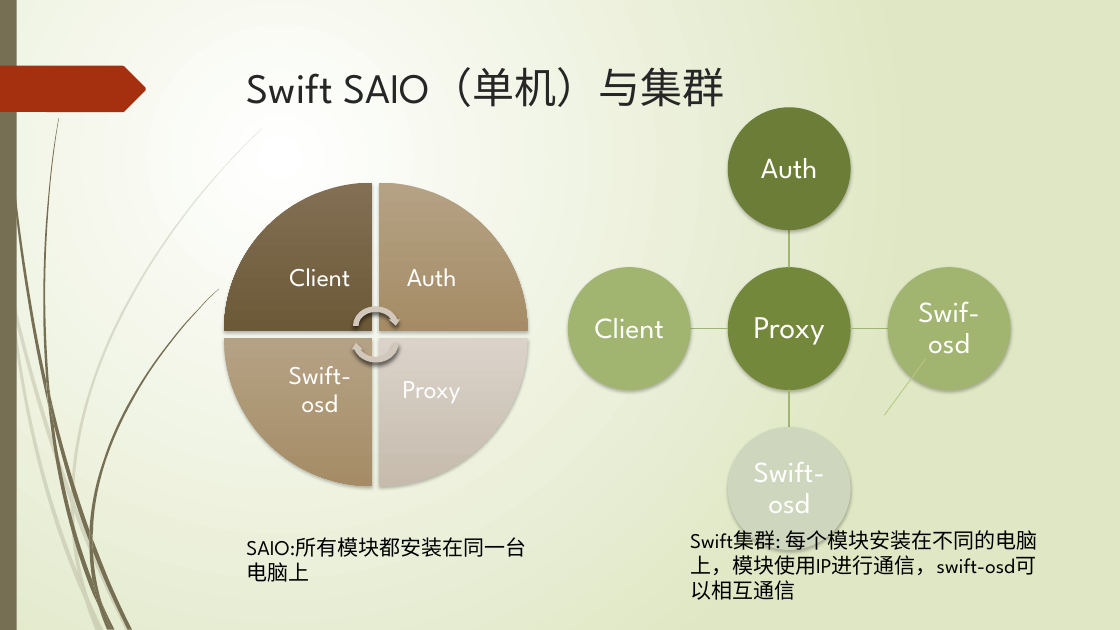
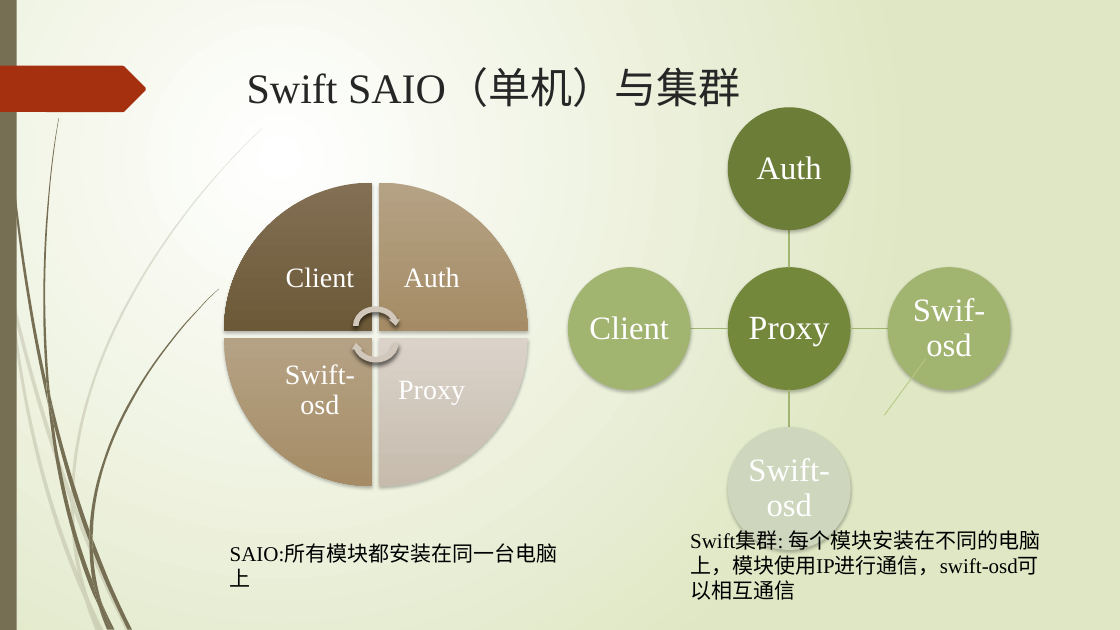
Before and after one commit to ys0232/SAIOinstall, a slide deck: slide 9 of 《海量对象文件存储》结题报告.pptx. Drawn at 1120x630 pixels with LibreOffice and Linux fonts; fonts in the diff are those of the drawing. Boxes give left, top, right and bottom in pixels: in the first picture for what was removed or moved away, otherwise in the second. Text is boxed around its words. In the diff, an @@ line names an element or a change of style, - is before the commit and + after.

```diff
--- a/《海量对象文件存储》结题报告.pptx
+++ b/《海量对象文件存储》结题报告.pptx
@@ title "Swift SAIO（单机）与集群" at [247, 70, 740, 107]: font League Spartan to Times New Roman in "Swift SAIO（单机）与集群" @@
@@ size 25 to 28 pt, font League Spartan to Times New Roman; more space between paragraphs in 4 elements at [757, 156, 822, 180], [913, 298, 986, 357], [748, 458, 830, 516], [589, 316, 669, 340] @@
@@ text "Proxy" at [749, 317, 830, 345]: size 27 to 29 pt, font League Spartan to Times New Roman @@
@@ size 22 to 24 pt, font League Spartan to Times New Roman in 4 elements at [286, 267, 354, 288], [404, 267, 460, 287], [398, 381, 465, 404], [285, 364, 355, 414] @@
@@ text "SAIO:所有模块都安装在同一台电脑上" at [230, 544, 558, 587]: font League Spartan to Times New Roman @@
@@ text "SAIO:所有模块都安装在同一台电脑上": place and size @@
-text "SAIO:所有模块都安装在同一台电脑上" at [246, 537, 526, 582]
+text "SAIO:所有模块都安装在同一台电脑上" at [230, 544, 558, 587]
@@ text "Swift集群: 每个模块安装在不同的电脑上，模块使用IP进行通信，swift-osd可以相互通信" at [690, 527, 1041, 575]: font League Spartan to Times New Roman @@
```
Also in this commit, not shown: 10 other slides changed, 2 slides added, 2 slides removed, 11 other files.
